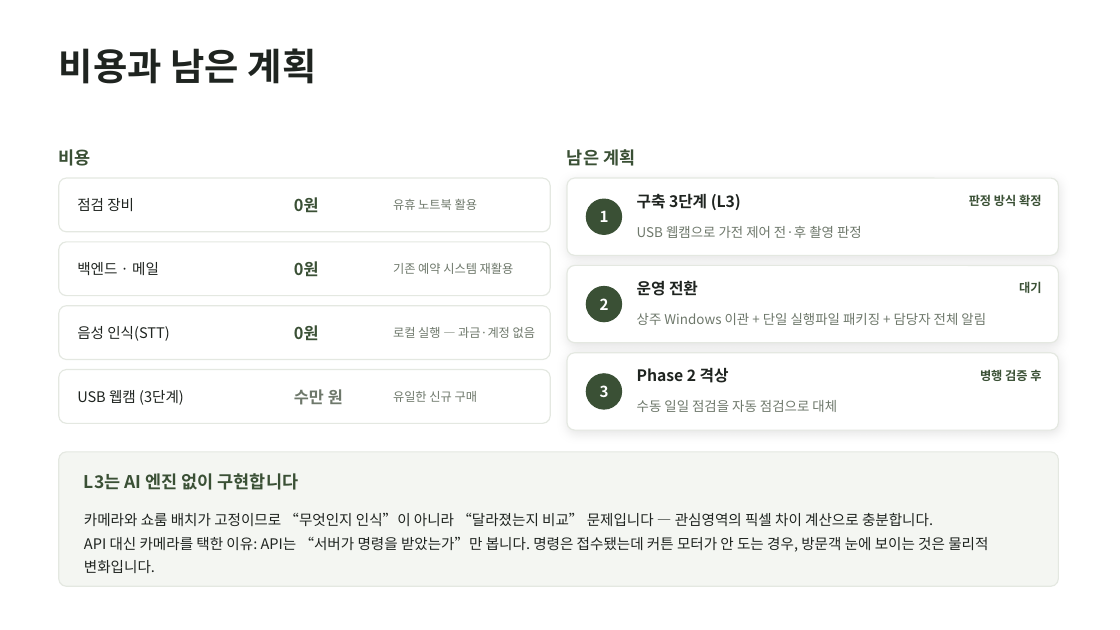
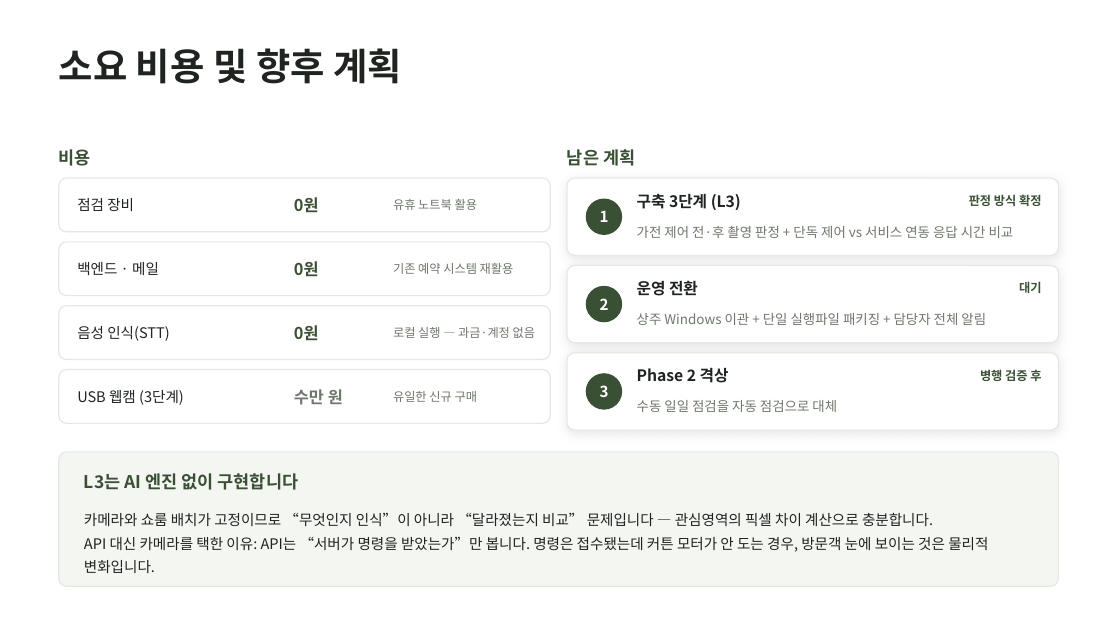
Before and after one commit to wonseok0415/wonseok-lab, a slide deck: slide 14 of thinqreal/fieldcheck/FieldCheck_진행보고_20260802.pptx. Drawn at 1120x630 pixels with LibreOffice and Linux fonts; fonts in the diff are those of the drawing. Boxes give left, top, right and bottom in pixels: in the first picture for what was removed or moved away, otherwise in the second. Text is boxed around its words. In the diff, an @@ line names an element or a change of style, - is before the commit and + after.

```diff
--- a/thinqreal/fieldcheck/FieldCheck_진행보고_20260802.pptx
+++ b/thinqreal/fieldcheck/FieldCheck_진행보고_20260802.pptx
@@ text at [59, 48, 402, 84]: text changed @@
-비용과 남은 계획
+소요 비용 및 향후 계획
@@ text at [637, 226, 1014, 238]: text changed @@
-USB 웹캠으로 가전 제어 전·후 촬영 판정
+가전 제어 전·후 촬영 판정 + 단독 제어 vs 서비스 연동 응답 시간 비교
```
Also in this commit, not shown: 11 other slides changed, 4 other files.
